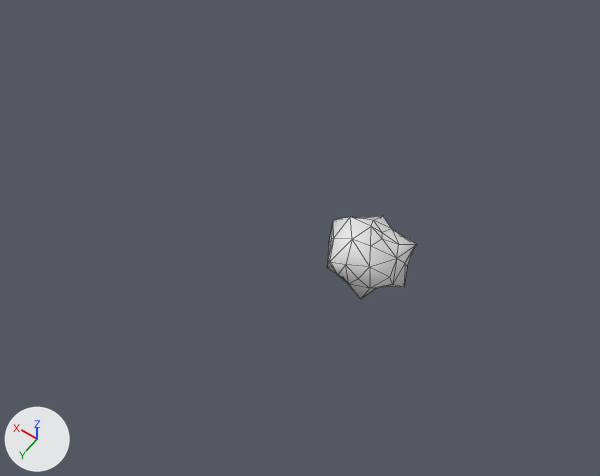
An edit to the Blender file Blender/garden_tile.blend, drawn before and after from the same camera.
The view is the same before and after, from a camera (50 mm lens) standing at (-5.18, 10.06, 15.55) and looking at (1.97, 0.06, -0.18). Arrows for +X, +Y and +Z are at lower left; the lights stay in place. Mesh edges are drawn as thin lines. Materials are left out; every surface is plain grey.
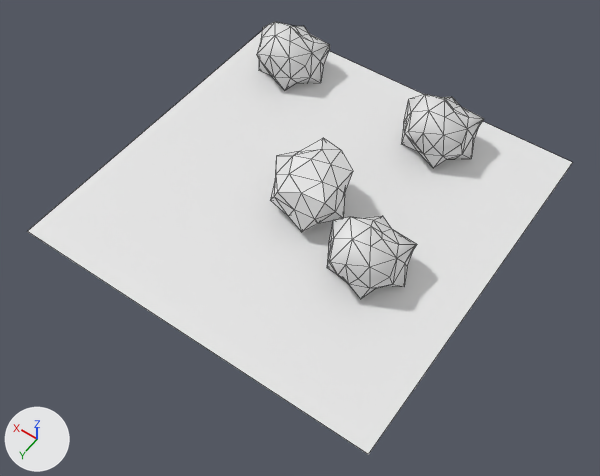
The newer file is also rescaled (x0.207), turned or shifted as a whole; pictures and numbers use the older file's frame.

The change, as a list of edits to the scene's bpy script:
```text
Add me_plane:
    me_plane.from_pydata([(-1.0, -1.0, 0.0), (1.0, -1.0, 0.0), (-1.0, 1.0, 0.0), (1.0, 1.0, 0.0)], [], [(0, 1, 3, 2)])
Add me_icosphere_004:
    me_icosphere_004.from_pydata(...)  # 44 vertices, 84 faces; spans x -1.13..0.68, y -0.7..1.17, z -0.01..1.52
Add ob_plane:
    ob_plane = bpy.data.objects.new('Plane', me_plane)
    ob_plane.location = (2.47, -1.04, 0.0)
    ob_plane.scale = (4.82, 4.82, 4.82)
Add ob_icosphere_002:
    ob_icosphere_002 = bpy.data.objects.new('Icosphere.002', me_icosphere.copy())  # the mesh of ob_icosphere
    ob_icosphere_002.location = (0.66, -4.45, 0.0)
Add ob_icosphere_004:
    ob_icosphere_004 = bpy.data.objects.new('Icosphere.004', me_icosphere_004)
    ob_icosphere_004.location = (2.47, -1.04, 0.0)
    ob_icosphere_004.scale = (1.07, 1.07, 1.07)
Add ob_icosphere_005:
    ob_icosphere_005 = bpy.data.objects.new('Icosphere.005', me_icosphere.copy())  # the mesh of ob_icosphere
    ob_icosphere_005.location = (5.45, -4.65, -0.06)
```

Boxes (x1, y1, x2, y2) around the edits, measured in the pictures (600 x 476 px):
'Plane', added
    after: (27, 31, 573, 454)
'Icosphere.004', added
    after: (270, 138, 353, 232)
'Icosphere.002', added
    after: (401, 94, 484, 168)
'Icosphere.005', added
    after: (257, 22, 330, 91)
